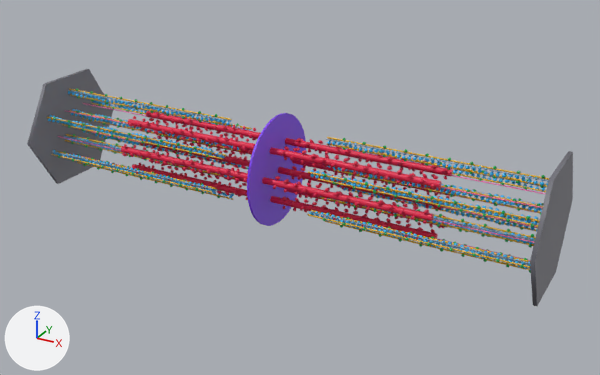
Before and after pictures for a commit that changed the glTF model public/models/sarcomere.glb.
Before and after are seen from a camera (50 mm lens) standing at (7.18, -12.22, 5.85) and looking at (0.41, 0.08, -0.3). Arrows for +X, +Y and +Z are at lower left; the lights stay in place. The picture after the commit comes second. Where no turn or scale is listed for an object, it has been applied to the vertices. Vertices at exactly the same position are counted once.

Names of what the first picture shows: 'Actin.l', 'Actin.r', 'M line', 'Myosin', 'Nebulin.l', 'Nebulin.r', 'Titin.l', 'Titin.r', 'Tropomyosin.l', 'Tropomyosin.r', 'Troponin.l', 'Troponin.r', 'Z discs.l', 'Z discs.r'.
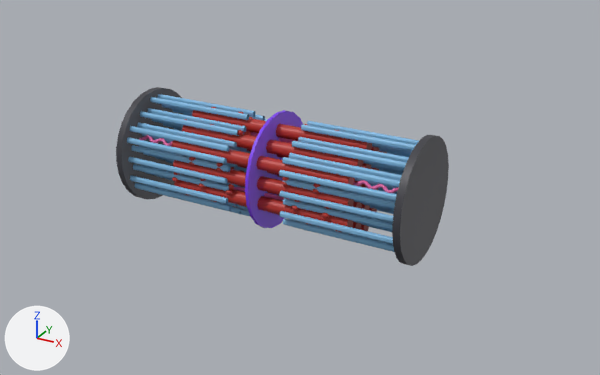
Location of each change, [x1, y1, x2, y2] in pixels of the pictures (600 x 375 px):
'Myosin', reshaped, rescaled (mostly hidden afterwards): before [121, 111, 456, 242]; after [140, 131, 398, 201]
'Thin filaments.002', added (blue): after [279, 121, 419, 252]
'Thick filaments.001', added (red): after [172, 107, 387, 232]
'Thin filaments.001', added (blue): after [127, 94, 268, 216]
'Z discs.002', added: after [392, 135, 449, 266]
'Z discs.l', deleted: before [27, 69, 113, 184]
'M line', rescaled: before [247, 113, 306, 226]; after [245, 110, 303, 228]
'Z discs.r', deleted: before [530, 151, 573, 306]
'Tropomyosin.r', deleted: before [308, 137, 549, 270]
'Actin.r', deleted: before [309, 139, 548, 270]
'Z discs.001', added: after [116, 87, 182, 199]
'Actin.l', deleted: before [48, 90, 250, 198]
'Tropomyosin.l', deleted: before [47, 89, 252, 200]
'Troponin.r', deleted: before [323, 138, 545, 273]
'Nebulin.r', deleted (mostly hidden): before [308, 139, 549, 265]
'Troponin.l', deleted: before [53, 88, 239, 198]
'Titin.r', deleted (mostly hidden): before [433, 175, 546, 261]
'Nebulin.l', deleted: before [47, 90, 249, 195]
'Titin.l', deleted: before [58, 103, 154, 168]
part 1 of me_myosin, deleted: before [122, 111, 450, 242]
part 2 of me_myosin, built on (mostly hidden afterwards): before [121, 111, 456, 239]; after [140, 131, 398, 201]

Edits to the bpy script that builds the scene:
```text
Change me_myosin:
    used by ob_myosin; location = (0.0, 0.0, 0.0); scale = (3.2, 3.2, 3.2)
    remove me_myosin.from_pydata(...)  # 7700 vertices, 12852 faces; spans x -1.0..1.0, y -0.21..0.21, z -0.19..0.19
    remove me_myosin.materials.append(mat_myosin)  # red #e11d48
    add me_myosin.from_pydata(...)  # 4212 vertices, 5760 faces; spans x -1.0..1.0, y -0.21..0.21, z -0.22..0.22
    me_myosin part 1: 631 loose pieces with 7580 vertices, spanning x -1.0..1.0, y -0.21..0.21, z -0.19..0.19, are deleted
    me_myosin part 2: 120 vertices removed from x -1.0..1.0, y -0.19..0.19, z -0.17..0.17; 4212 vertices added at x -1.0..1.0, y -0.21..0.21, z -0.22..0.22
    add me_myosin.materials.append(mat_titin)  # pink #f472b6
Remove ob_actin_l:
    ob_actin_l = bpy.data.objects.new('Actin.l', me_actin_l)
Remove ob_actin_r:
    ob_actin_r = bpy.data.objects.new('Actin.r', me_actin_r)
Change ob_m_line:
    ob_m_line.scale: (1.05, 1.05, 1.05) -> (1.1, 1.1, 1.1)
Change ob_myosin:
    ob_myosin.scale: (3.2, 3.2, 3.2) -> (2.83, 2.83, 2.83)
Remove ob_nebulin_l:
    ob_nebulin_l = bpy.data.objects.new('Nebulin.l', me_nebulin_l)
Remove ob_nebulin_r:
    ob_nebulin_r = bpy.data.objects.new('Nebulin.r', me_nebulin_r)
Remove ob_titin_l:
    ob_titin_l = bpy.data.objects.new('Titin.l', me_titin_l)
Remove ob_titin_r:
    ob_titin_r = bpy.data.objects.new('Titin.r', me_titin_r)
Remove ob_tropomyosin_l:
    ob_tropomyosin_l = bpy.data.objects.new('Tropomyosin.l', me_tropomyosin_l)
Remove ob_tropomyosin_r:
    ob_tropomyosin_r = bpy.data.objects.new('Tropomyosin.r', me_tropomyosin_r)
Remove ob_troponin_l:
    ob_troponin_l = bpy.data.objects.new('Troponin.l', me_troponin_l)
Remove ob_troponin_r:
    ob_troponin_r = bpy.data.objects.new('Troponin.r', me_troponin_r)
Remove ob_z_discs_l:
    ob_z_discs_l = bpy.data.objects.new('Z discs.l', me_z_discs_l)
Remove ob_z_discs_r:
    ob_z_discs_r = bpy.data.objects.new('Z discs.r', me_z_discs_r)
Add ob_z_discs_002:
    ob_z_discs_002 = bpy.data.objects.new('Z discs.002', me_z_discs_002)  # a 28-sided cylinder along x spanning x -0.06..0.06, y -1.12..1.12, z -1.12..1.12; in mat_z_disc (dark grey #3f3f46)
    ob_z_discs_002.location = (2.81, 0.0, 0.0)
Add ob_z_discs_001:
    ob_z_discs_001 = bpy.data.objects.new('Z discs.001', me_z_discs_002.copy())
    ob_z_discs_001.location = (-2.81, 0.0, 0.0)
Add ob_thin_filaments_002:
    ob_thin_filaments_002 = bpy.data.objects.new('Thin filaments.002', me_thin_filaments_002)  # 4656 vertices, 4656 faces; spans x -1.12..1.12, y -0.93..0.93, z -1.02..1.02; in mat_thin_filament__actin (blue #7fb8e0)
    ob_thin_filaments_002.location = (1.69, 0.0, -0.01)
Add ob_thin_filaments_001:
    ob_thin_filaments_001 = bpy.data.objects.new('Thin filaments.001', me_thin_filaments_002.copy())
    ob_thin_filaments_001.location = (-1.69, 0.0, -0.01)
Add ob_thick_filaments_001:
    ob_thick_filaments_001 = bpy.data.objects.new('Thick filaments.001', me_thick_filaments_001)  # 20484 vertices, 38531 faces; spans x -1.81..1.81, y -0.89..0.89, z -1.01..1.01; in mat_thick_filament__myosin (red #b8322a)
    ob_thick_filaments_001.location = (-0.01, 0.03, 0.0)
```
